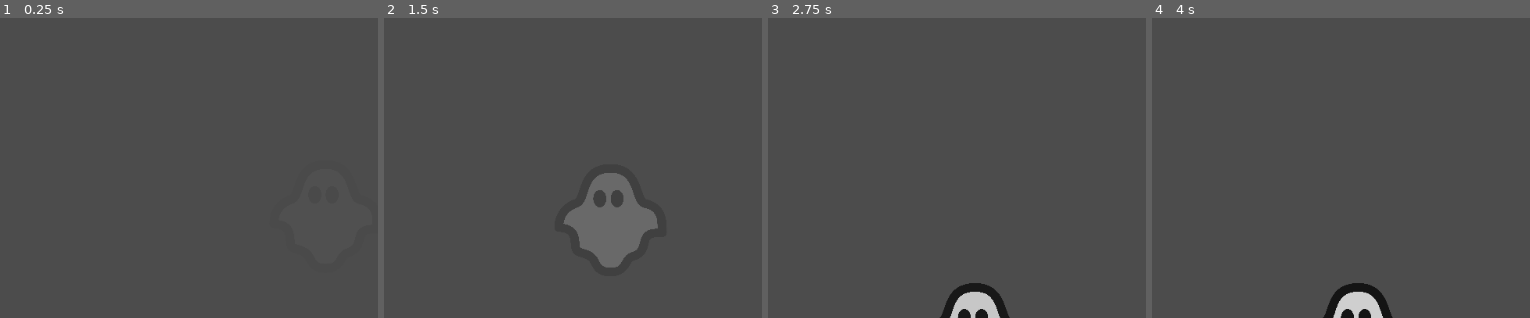
Above: before the commit, frames 1-4 (left to right).
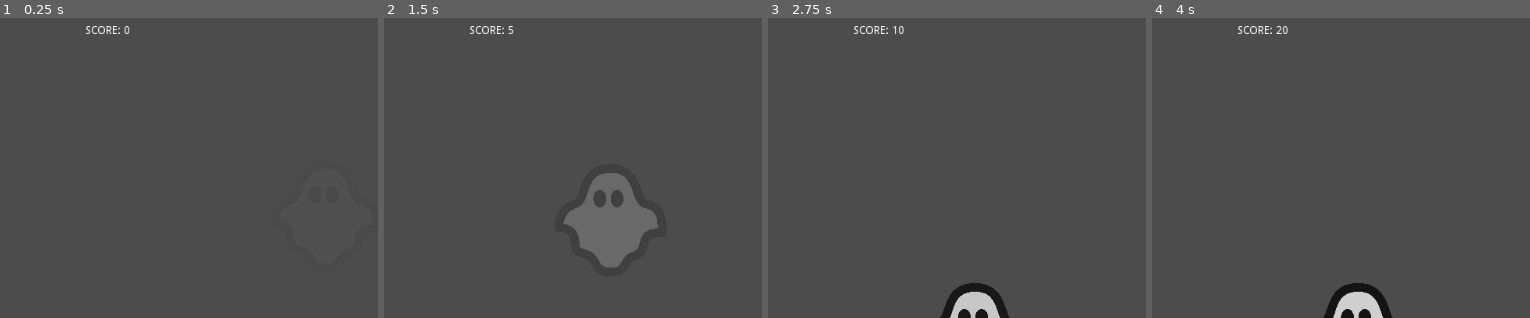
Above: after the commit, the same moments.

Repository: Develarooio/hoho-ohno
Game: Godot game, scene res://Levels/MaxTestLevel.tscn
Same seed, same stepped clock (60 frames per second), same inputs: the game is played once before the commit and once after it. The project has no main scene, so this scene is started directly.
Inputs:
- Up to frame 1 (0.25 s): no input
- Up to frame 2 (1.5 s): hold D (right) 0.53-1.28 s; tap Space (dash) at 0.6, 1.35 s; hold S (down) from 1.28 s (still down)
- Up to frame 3 (2.75 s): tap Enter at 2 s; release S (down) at 2.03 s; hold D (right) from 2.03 s (still down); tap Space (dash) at 2.1 s
- Up to frame 4 (4 s): release D (right) at 2.78 s; hold W (up) 2.78-3.53 s; tap Space (dash) at 2.85, 3.6 s; hold A (left) from 3.53 s (still down)
The pictures show only the part of the screen within x 19-69%, y 37-87%; the shares and areas given below are measured in that part.

The runs differ from the first frame. In frame 1, 0.2% of the frame differs, in the area x 22-35%, y 2-6%; in frame 2, 0.2%; in frame 3, 0.2%; in frame 4, 0.2%, in the area x 22-36%, y 2-6%.

Commit message:
Add Little Scoreboard

Diff:
--- a/Levels/MaxTestLevel.tscn
+++ b/Levels/MaxTestLevel.tscn
@@ -1,9 +1,10 @@
-[gd_scene load_steps=5 format=2]
+[gd_scene load_steps=6 format=2]
 
 [ext_resource path="res://Tilesets/walls.tres" type="TileSet" id=1]
 [ext_resource path="res://Ghosty/Ghosty.tscn" type="PackedScene" id=2]
 [ext_resource path="res://DebugTimer.tscn" type="PackedScene" id=3]
 [ext_resource path="res://Levels/GameBeat/GameBeat.tscn" type="PackedScene" id=4]
+[ext_resource path="res://Levels/ScoreBoard/ScoreBoard.tscn" type="PackedScene" id=5]
 
 [node name="MaxTestLevel" type="Node2D" index="0"]
 
@@ -35,4 +36,9 @@
 
 [node name="GameBeat" parent="." index="3" instance=ExtResource( 4 )]
 
-score_rate = 5
+[node name="ScoreBoard" parent="." index="4" instance=ExtResource( 5 )]
+
+margin_left = 345.0
+margin_top = 291.0
+margin_right = 385.0
+margin_bottom = 305.0
--- /dev/null
+++ b/Levels/ScoreBoard/ScoreBoard.gd
@@ -0,0 +1,8 @@
+extends Label
+
+# class member variables go here, for example:
+# var a = 2
+# var b = "textvar"
+
+func _process(delta):
+	text = "SCORE: {s}".format({"s": GAME_STATE.score})
--- /dev/null
+++ b/Levels/ScoreBoard/ScoreBoard.tscn
@@ -0,0 +1,22 @@
+[gd_scene load_steps=2 format=2]
+
+[ext_resource path="res://Levels/ScoreBoard/ScoreBoard.gd" type="Script" id=1]
+
+[node name="ScoreBoard" type="Label"]
+
+anchor_left = 0.0
+anchor_top = 0.0
+anchor_right = 0.0
+anchor_bottom = 0.0
+margin_right = 40.0
+margin_bottom = 14.0
+rect_pivot_offset = Vector2( 0, 0 )
+rect_clip_content = false
+mouse_filter = 2
+mouse_default_cursor_shape = 0
+size_flags_horizontal = 1
+size_flags_vertical = 4
+percent_visible = 1.0
+lines_skipped = 0
+max_lines_visible = -1
+script = ExtResource( 1 )
